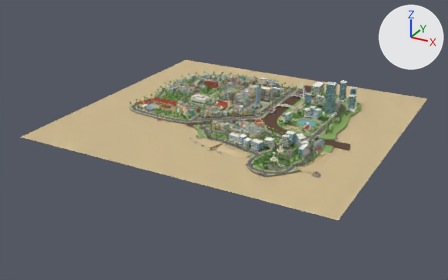
One commit to the glTF model public/models/saigon_mini.glb: the scene before it, then after it.
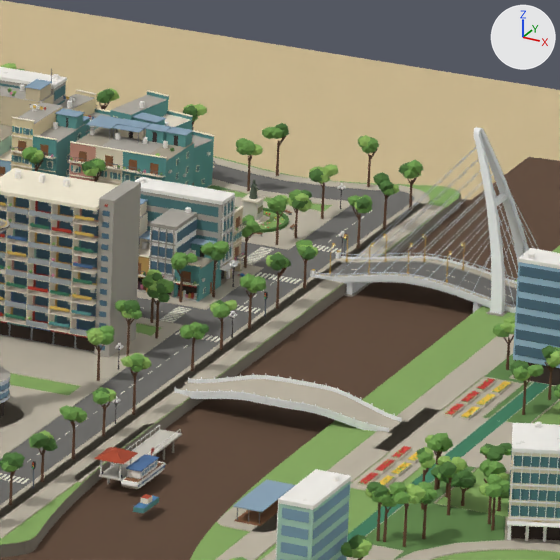
The first picture shows the older version from a 50 mm camera at (554.0, -1075.0, 472.0) aimed at (-12.0, -45.0, -43.0). The close-ups show the older and then the newer version on the part from 58% to 69% of the width and 26% to 43% of the height of that picture. Only the edits that show in the close-ups are written down. Every picture has the same lights, and +X, +Y and +Z are marked at upper right. Where no turn or scale is listed for an object, it has been applied to the vertices. Vertices at exactly the same position are counted once.

In view in the first close-up: 'BT_Arcades', 'BT_SideGates', 'IS_Ground', 'LF_NhaRong', 'LM_Bitexco', 'LM_Blockout', 'LM_Bridges', 'LM_BuuDien', 'LM_HoConRua', 'LM_MeLinh', 'LM_MeLinh_Pier', 'LM_NewBuildings', 'LM_NhaThoDucBa', 'LM_Pavilions' and 5 more.
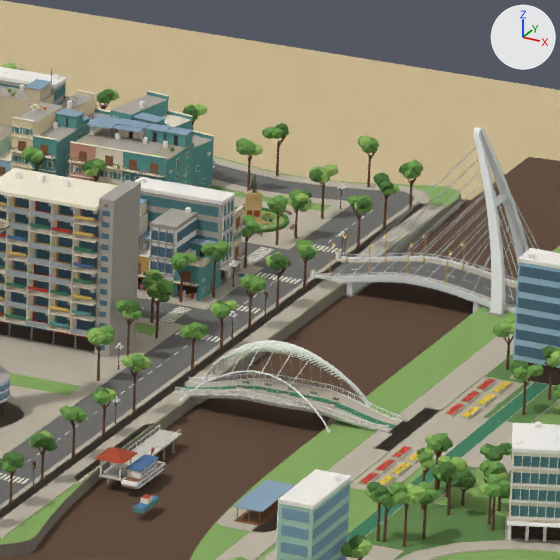
Where the change shows, as pixel boxes [x1, y1, x2, y2] in the close-ups (560 x 560 px; the box of a moved part takes in the faces that stretch with it):
'LM_CauDiBo', added
    after: [175, 340, 402, 431]
'LM_TuongTHD', added (beige)
    after: [245, 189, 272, 224]
part 1 of me_bt_arcades_001, cut back
    before: [350, 406, 394, 427]
    after: [175, 379, 400, 432]
part 2 of me_lm_buudien, added
    after: [180, 386, 397, 428]
part 3 of me_lm_nhathoducba, deleted
    before: [241, 194, 266, 204]
part 4 of me_lm_bitexco_003, added
    after: [193, 397, 208, 404]
part 5 of me_lm_melinh_pier, deleted
    before: [243, 200, 264, 220]
part 6 of me_lm_melinh, deleted
    before: [249, 180, 263, 214]
part 7 of me_lm_bridges, moved or reshaped
    before: [174, 373, 402, 432]
    after: [175, 378, 402, 432]

Diff of the bpy script that builds the scene:
```diff
--- a/public/models/saigon_mini.glb.py
+++ b/public/models/saigon_mini.glb.py
@@ me_bt_arcades_001 @@
-me_bt_arcades_001.from_pydata(...)  # 220274 vertices, 369961 faces; spans x -239.0..239.0, y -223.0..223.0, z -18.0..18.0
+me_bt_arcades_001.from_pydata(...)  # 220692 vertices, 370463 faces; spans x -239.0..239.0, y -223.0..223.0, z -18.0..18.0
+# me_bt_arcades_001 part 1: 5 vertices moved within x 43.0..112.0, y 88.0..112.0, z -17.0..-12.0; 1 vertex removed from x 77.0, y 95.0, z -16.0; 237 vertices added at x 42.0..85.0, y 86.0..97.0, z -17.0..-14.0
+# other edits to the shape of me_bt_arcades_001 do not show in these pictures
 me_bt_arcades_001.materials.append(mat_sd_interior)
@@ me_lm_buudien @@
-me_lm_buudien.from_pydata(...)  # 4098 vertices, 8197 faces; spans x -168.0..168.0, y -174.0..174.0, z -14.0..14.0
+me_lm_buudien.from_pydata(...)  # 4270 vertices, 8367 faces; spans x -168.0..168.0, y -174.0..174.0, z -14.0..14.0
+# me_lm_buudien part 2: a new loose piece of 172 vertices spanning x 54.0..96.0, y 68.0..70.0, z -14.0..-12.0, in mat_sd_pogreen (green #3e7f5f)
+# other edits to the shape of me_lm_buudien do not show in these pictures
 me_lm_buudien.materials.append(mat_sd_creamshade)
@@ me_lm_nhathoducba @@
-me_lm_nhathoducba.from_pydata(...)  # 5308 vertices, 8422 faces; spans x -205.0..205.0, y -199.0..199.0, z -14.0..14.0
+me_lm_nhathoducba.from_pydata(...)  # 5268 vertices, 8326 faces; spans x -205.0..205.0, y -199.0..199.0, z -14.0..14.0
+# me_lm_nhathoducba part 3: the loose piece of 24 vertices spanning x 30.0..34.0, y 176.0..180.0, z -7.0 is deleted
+# other edits to the shape of me_lm_nhathoducba do not show in these pictures
 me_lm_nhathoducba.materials.append(mat_sd_spire)
@@ me_lm_bitexco_003 @@
-me_lm_bitexco_003.from_pydata(...)  # 88487 vertices, 156438 faces; spans x -249.0..209.0, y -255.0..190.0, z -37.0..37.0
+me_lm_bitexco_003.from_pydata(...)  # 88759 vertices, 156886 faces; spans x -249.0..209.0, y -255.0..190.0, z -37.0..37.0
+# me_lm_bitexco_003 part 4: a new loose piece, a box spanning x 35.2..36.8, y 55.3..60.5, z -35.0..-33.8, in mat_sd_concrete (grey #aba69c)
+# other edits to the shape of me_lm_bitexco_003 do not show in these pictures
 me_lm_bitexco_003.materials.append(mat_sd_glassblue)
@@ me_lm_melinh_pier @@
-me_lm_melinh_pier.from_pydata(...)  # 16004 vertices, 26541 faces; spans x -218.0..218.0, y -195.0..195.0, z -9.0..9.0
+me_lm_melinh_pier.from_pydata(...)  # 16060 vertices, 26617 faces; spans x -218.0..218.0, y -195.0..195.0, z -9.0..9.0
+# me_lm_melinh_pier part 5: the loose piece of 24 vertices spanning x 20.0..23.0, y 168.0..171.0, z -5.0..-2.0 is deleted
+# other edits to the shape of me_lm_melinh_pier do not show in these pictures
 me_lm_melinh_pier.materials.append(mat_sd_concretelight)
@@ me_lm_melinh @@
-me_lm_melinh.from_pydata(...)  # 23938 vertices, 43283 faces; spans x -233.0..233.0, y -224.0..224.0, z -7.0..7.0
-me_lm_melinh.materials.append(mat_sd_bronzelight)  # yellow #8a8b66
+me_lm_melinh.from_pydata(...)  # 23516 vertices, 42535 faces; spans x -233.0..233.0, y -224.0..224.0, z -7.0..7.0
+# me_lm_melinh part 6: 24 loose pieces with 422 vertices, spanning x 20.0..73.0, y -27.0..185.0, z -5.0..2.0, are deleted
 me_lm_melinh.materials.append(mat_sd_grass)
@@ me_lm_melinh @@
 me_lm_melinh.materials.append(mat_sd_floweryellow)
-me_lm_melinh.materials.append(mat_sd_bronze)  # greyish green #55604f
@@ me_lm_bridges @@
-me_lm_bridges.from_pydata(...)  # 11664 vertices, 16320 faces; spans x -221.0..221.0, y -219.0..219.0, z -18.0..18.0
+me_lm_bridges.from_pydata(...)  # 11788 vertices, 16642 faces; spans x -221.0..221.0, y -219.0..219.0, z -18.0..18.0
+# me_lm_bridges part 7: 155 vertices moved from x 56.0..97.0, y 85.0..96.0, z -16.0..-11.0 to x 56.0..98.0, y 85.0..96.0, z -16.0..-12.0; 320 vertices removed from x 56.0..98.0, y 85.0..96.0, z -16.0..-11.0; 324 vertices added at x 56.0..98.0, y 85.0..97.0, z -16.0..-12.0
+# other edits to the shape of me_lm_bridges do not show in these pictures
 me_lm_bridges.materials.append(mat_sd_bridgewhite)
@@ ob_lm_tuongthd @@
+ob_lm_tuongthd = bpy.data.objects.new('LM_TuongTHD', me_lm_tuongthd)  # 52 vertices, 88 faces; spans x -2.85..2.85, y -2.53..2.53, z -3.11..3.11; in mat_sd_granitegold (beige #d6b47e)
+ob_lm_tuongthd.location = (18.3, 183.0, 3.1)
@@ ob_lm_caudibo @@
+ob_lm_caudibo = bpy.data.objects.new('LM_CauDiBo', me_lm_caudibo)  # 5017 vertices, 8396 faces; spans x -21.3..21.3, y -8.3..8.3, z -5.9..5.9; in mat_sd_steelwhite (white #f1f2ee), mat_sd_earth (brown #8e6d4e), mat_sd_etfe (white #e3eddc), mat_sd_cable (light grey #c9ced2)
+ob_lm_caudibo.location = (64.8, 91.2, 5.8)
```
